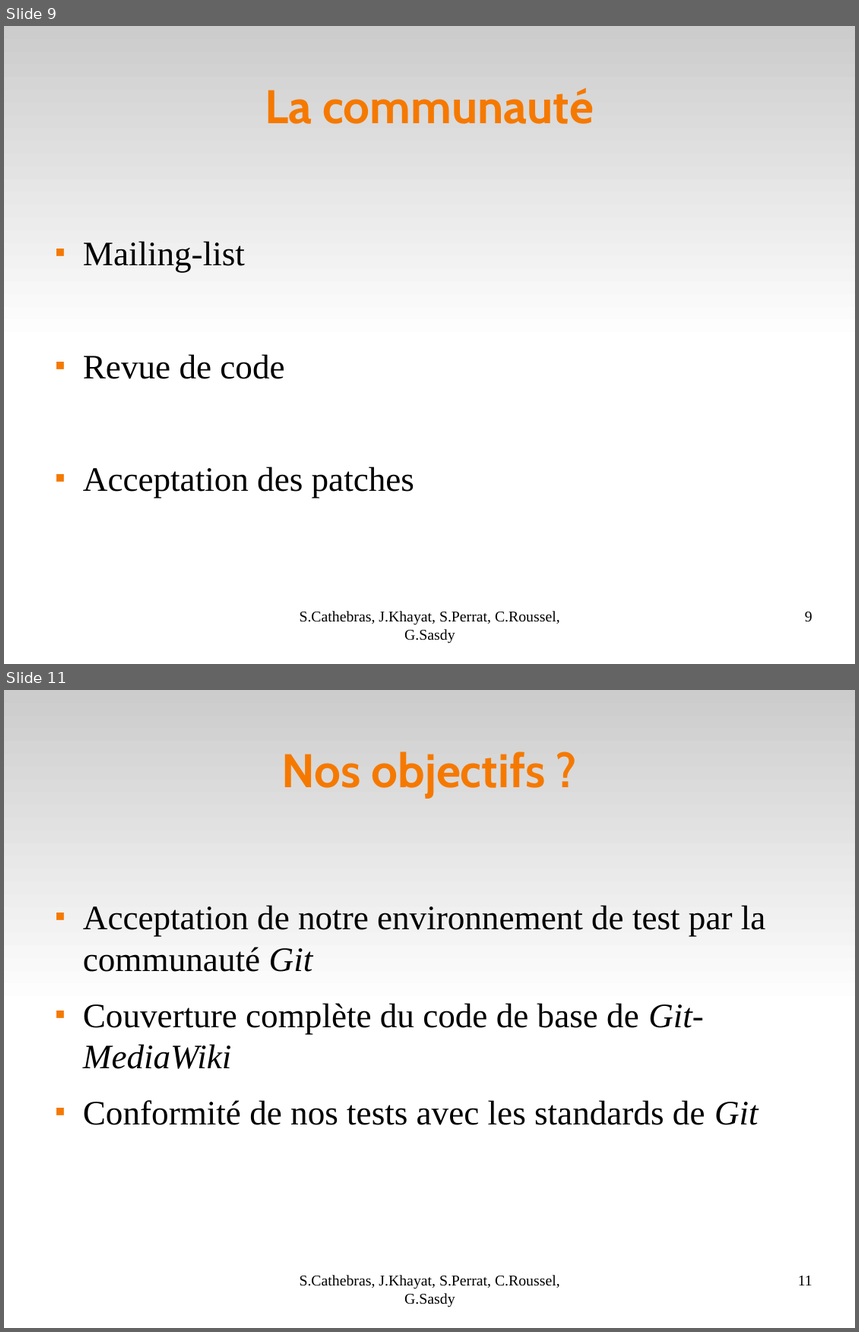
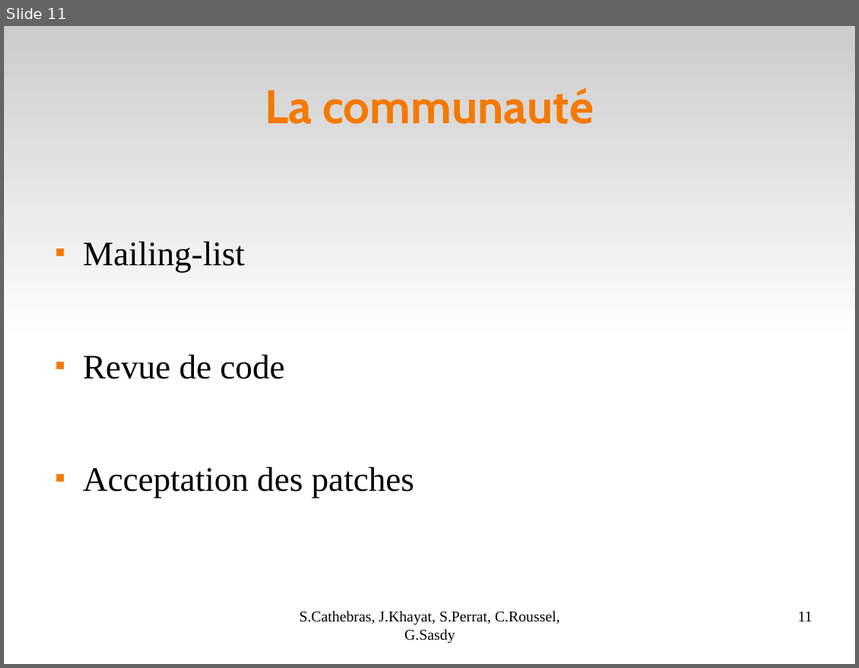
Before and after one commit to Darktrop/git-mediawiki-ensimag, a slide deck: sheme/presoutenance/Bilan.odp. Shown one above the other, each under a label of ours: slides 9 and 11 before the commit, slide 11 after it; the slides between them are not shown. The pictures are 859x1332 and 859x668 pixels, drawn with LibreOffice and Linux fonts; fonts in the diff are those of the drawing. Boxes give left, top, right and bottom in pixels: in the first picture for what was removed or moved away, otherwise in the second. Text is boxed around its words. In the diff, an @@ line names an element or a change of style, - is before the commit and + after.

```diff
--- a/sheme/presoutenance/Bilan.odp
+++ b/sheme/presoutenance/Bilan.odp
@@ slide 11 removed at [4,690,855,1328], background #FFFFFF; not listed: 1 template element that a slide beside it also shows @@
@@ title removed at [282,752,546,798] @@
-Nos objectifs ?
@@ text removed at [83,905,766,1125] @@
-■ Acceptation de notre environnement de test par la communauté Git
-■ Couverture complète du code de base de Git-MediaWiki
-■ Conformité de nos tests avec les standards de Git
@@ text removed at [300,1275,560,1308] @@
-S.Cathebras, J.Khayat, S.Perrat, C.Roussel, G.Sasdy
@@ page number removed at [798,1276,813,1286] @@
-11
@@ what was slide 9 is now slide 11 @@
@@ page number at [798,612,813,622]: text changed @@
-9
+11
```
Also in this commit, not shown: 7 slides changed, 3 other slides removed.
